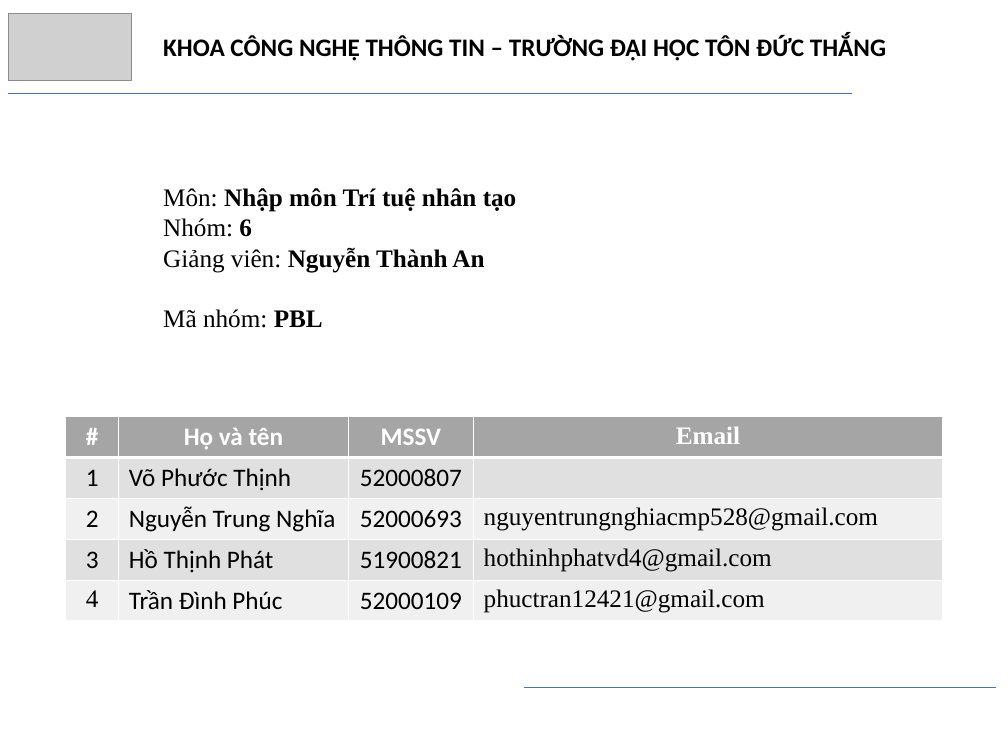
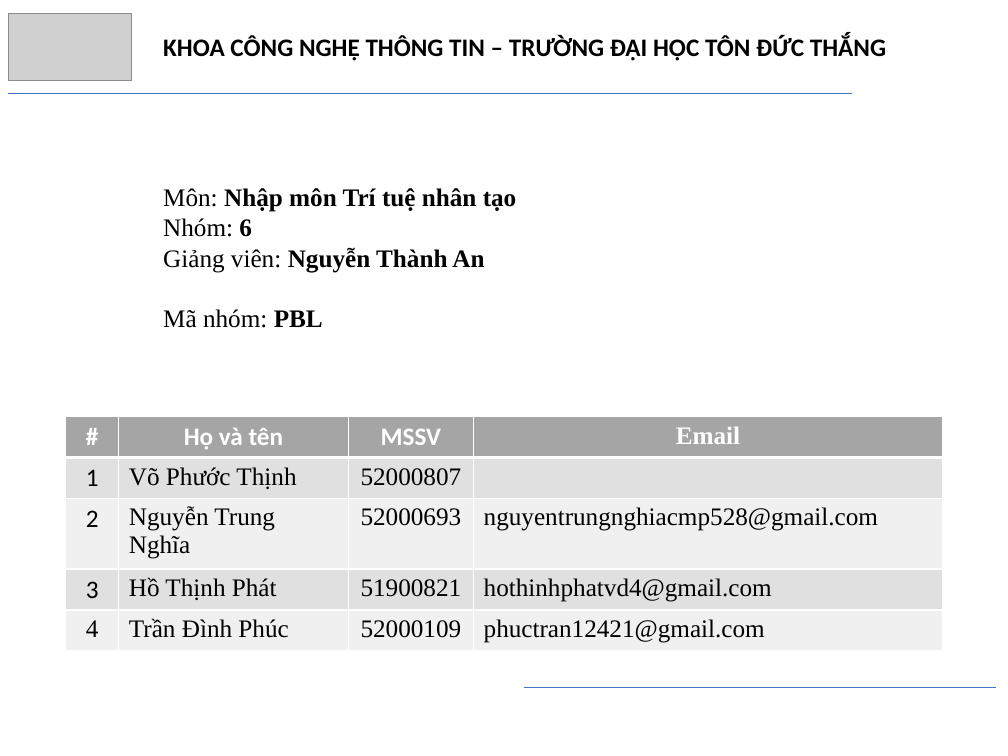
Before and after one commit to trngbro/AI, a slide deck: slide 1 of present/final/presentation.pptx. Drawn at 1008x756 pixels with LibreOffice and Linux fonts; fonts in the diff are those of the drawing; grey boxes stand for pictures. Boxes give left, top, right and bottom in pixels: in the first picture for what was removed or moved away, otherwise in the second. Text is boxed around its words. In the diff, an @@ line names an element or a change of style, - is before the commit and + after.

```diff
--- a/present/final/presentation.pptx
+++ b/present/final/presentation.pptx
@@ table at <box>66,416,942,650</box> @@
@@ font Calibri to Times New Roman in "Võ Phước Thịnh", "52000807", "Nguyễn Trung Nghĩa", "52000693" and 4 more places @@
```
Also in this commit, not shown: 15 other slides changed, 1 other file.
